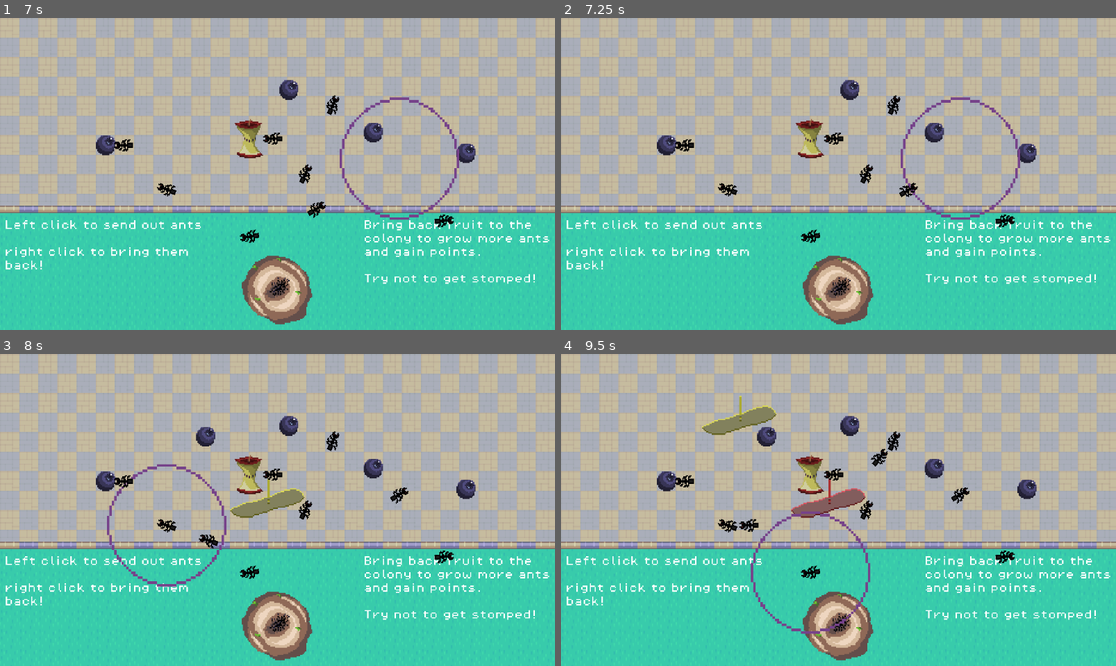
Above: before the commit, frames 1-4 (two rows, left to right).
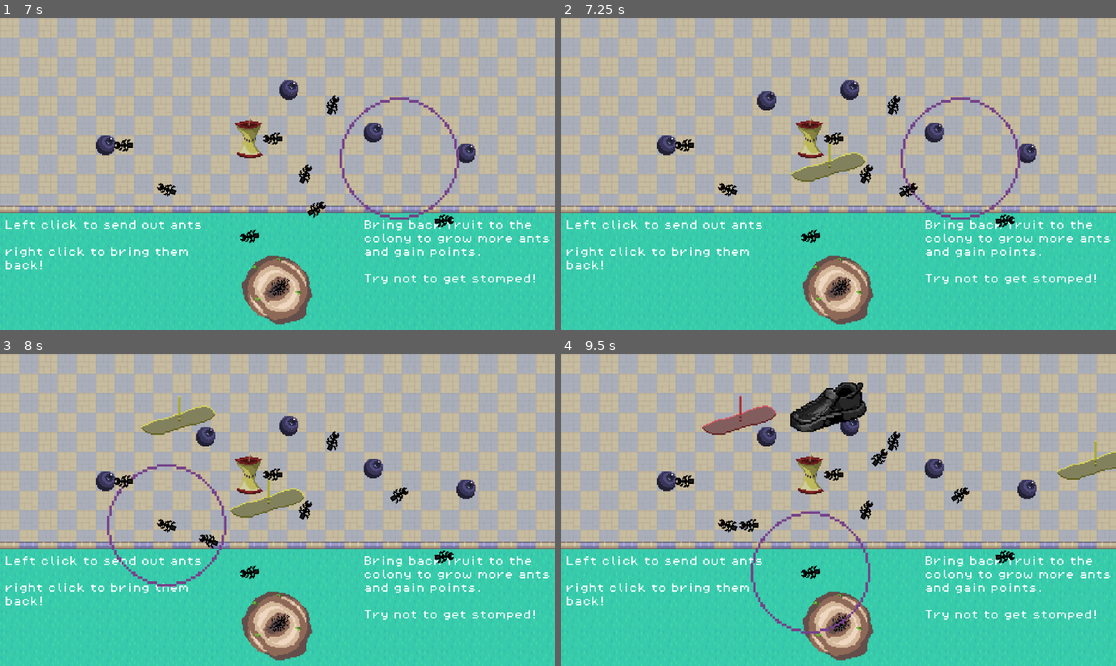
Above: after the commit, the same moments.

Repository: kiankiko9999/KDS-Ants
Game: Godot game, scene res://Scenes/MainMenu.tscn
Same seed, same stepped clock (60 frames per second), same inputs: the game is played once before the commit and once after it. Sound files missing from this copy of the repository are replaced by a short silence.
Inputs (mouse positions are in pixels of both pictures, inside the frame that each line leads up to):
- Up to frame 1 (7 s): tap Enter every 0.75 s from 0.5 to 4.25 s; move the mouse to (144, 227) at 0.52 s; click (144, 227) at 0.67 s; move the mouse to (166, 189) at 1.27 s; click (166, 189) at 1.42 s; move the mouse to (333, 105) at 2.02 s; click (333, 105) at 2.17 s; move the mouse to (249, 236) at 2.77 s; click (249, 236) at 2.92 s; move the mouse to (444, 220) at 3.52 s; click (444, 220) at 3.67 s; move the mouse to (111, 127) at 4.27 s; click (111, 127) at 4.42 s; move the mouse to (305, 174) at 5.02 s; click (305, 174) at 5.17 s; move the mouse to (194, 96) at 5.77 s; click (194, 96) at 5.92 s; move the mouse to (399, 158) at 6.52 s; click (399, 158) at 6.67 s
- Up to frame 2 (7.25 s): no input
- Up to frame 3 (8 s): move the mouse to (166, 525) at 7.27 s; click (166, 525) at 7.42 s
- Up to frame 4 (9.5 s): move the mouse to (894, 441) at 8.02 s; click (894, 441) at 8.17 s; move the mouse to (810, 572) at 8.77 s; click (810, 572) at 8.92 s

Frame 1 is identical in both runs. In frame 2, 0.8% of the frame differs, in the area x 35-55%, y 23-53%; in frame 3, 0.6%; in frame 4, 3.2%, in the area x 25-100%, y 9-53%.

Commit message:
Difficulty Rate Increase

Diff:
--- a/kds-project-1/Scenes/game_controller.tscn
+++ b/kds-project-1/Scenes/game_controller.tscn
@@ -12,6 +12,7 @@
 shoeAttack = ExtResource("3_goscw")
 blueberry = ExtResource("4_7la68")
 appleCore = ExtResource("5_k0qbb")
+linearTimeToDoubleDifficulty_InSeconds = 30.0
 
 [node name="Timer" type="Timer" parent="." unique_id=782326902]
 autostart = true
--- a/kds-project-1/Scripts/game_controller.gd
+++ b/kds-project-1/Scripts/game_controller.gd
@@ -7,11 +7,17 @@
 
 
 @export var gameOn = true
-@export var difficultyCoefficient = 1
+@export var linearTimeToDoubleDifficulty_InSeconds: float
+var difficultyCoefficient = 1
 @export var attackRate = 0.3
 @export var appleSpawnRate = 0.1
-@export var blueberrySpawnRate = 0.4
+@export var blueberrySpawnRate = 0.2
 
+@onready var spawnTimer = $Timer
+
+func _process(delta):
+	difficultyCoefficient += 1/linearTimeToDoubleDifficulty_InSeconds * delta  # Slowly ramps up over time
+	spawnTimer.wait_time = 1.0 / difficultyCoefficient
 
 
 func _on_timer_timeout():
